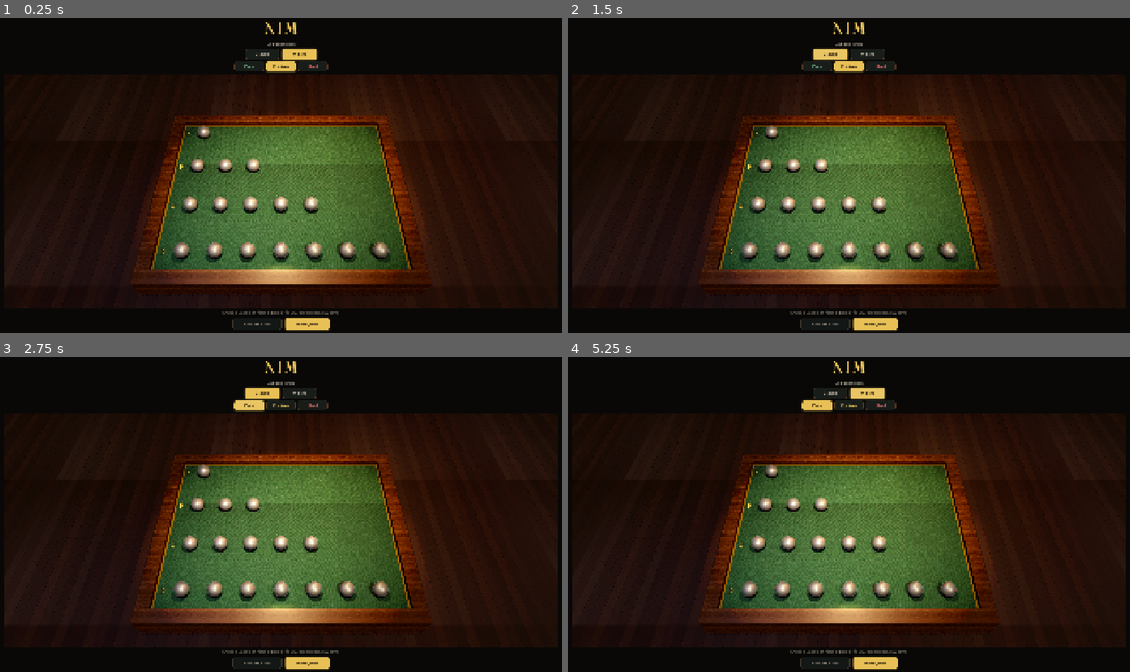
Above: before the commit, frames 1-4 (two rows, left to right).
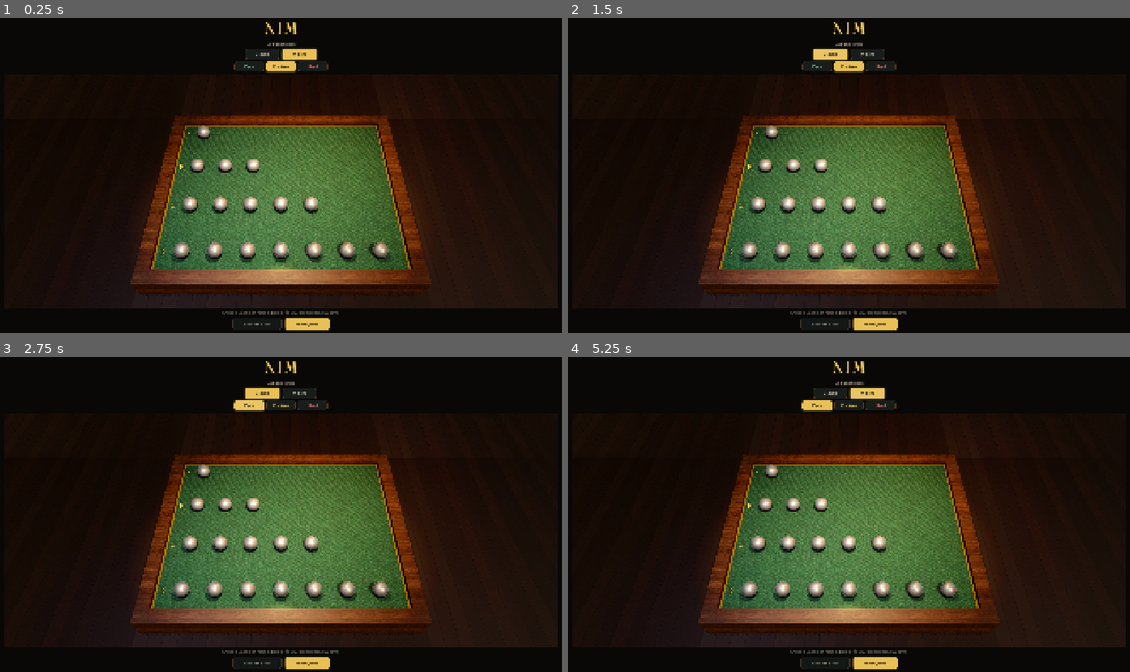
Above: after the commit, the same moments.

Repository: null6942/nim-godot
Game: Godot game, scene res://main.tscn
The game is run twice, just before and just after one commit, with the same random seed, the same clock (stepped at 60 frames per second) and the same inputs.
Inputs:
- Up to frame 1 (0.25 s): no input
- Up to frame 2 (1.5 s): click "Classic" at 0.5 s; click "Classic" at 1.25 s
- Up to frame 3 (2.75 s): click "Easy" at 2 s
- Up to frame 4 (5.25 s): click "Easy" at 2.75 s; click "New game" at 3.5 s; click "New game" at 4.25 s; click "Misère" at 5 s

The runs differ from the first frame. In frame 1, 5.4% of the frame differs, in the area x 4-98%, y 19-88%; in frame 2, 5.4%; in frame 3, 5.4%; in frame 4, 5.4%.

Commit message:
Ship the 3D web pack and stop browsers serving the old 2D build.
Live had already rsynced the 3D table, but Chrome kept the May 2026 78 KB index.pck. Cache-bust the pack URL, keep a service-worker kill-switch, document that git push does not deploy, and refresh felt/walnut/floor.

Diff:
--- a/main.gd
+++ b/main.gd
@@ -249,28 +249,28 @@
 	env.background_mode = Environment.BG_COLOR
 	env.background_color = ROOM
 	env.ambient_light_source = Environment.AMBIENT_SOURCE_COLOR
-	env.ambient_light_color = Color(0.26, 0.20, 0.14)
-	env.ambient_light_energy = 0.24
+	env.ambient_light_color = Color(0.28, 0.22, 0.16)
+	env.ambient_light_energy = 0.32
 	env.tonemap_mode = Environment.TONE_MAPPER_FILMIC
-	env.tonemap_exposure = 1.02
+	env.tonemap_exposure = 1.05
 	env.glow_enabled = true
-	env.glow_intensity = 0.52
-	env.glow_bloom = 0.05
-	env.glow_hdr_threshold = 0.80
+	env.glow_intensity = 0.45
+	env.glow_bloom = 0.04
+	env.glow_hdr_threshold = 0.85
 	env.adjustment_enabled = true
-	env.adjustment_saturation = 1.10
-	env.adjustment_contrast = 1.06
+	env.adjustment_saturation = 1.08
+	env.adjustment_contrast = 1.04
 	env.fog_enabled = true
-	env.fog_light_color = Color(0.035, 0.032, 0.03)
-	env.fog_density = 0.016
+	env.fog_light_color = Color(0.04, 0.035, 0.03)
+	env.fog_density = 0.012
 	var we := WorldEnvironment.new()
 	we.environment = env
 	world.add_child(we)
 
 	var sun := DirectionalLight3D.new()
 	sun.rotation_degrees = Vector3(-52, 28, 0)
-	sun.light_energy = 0.46
-	sun.light_color = Color(1.0, 0.94, 0.84)
+	sun.light_energy = 0.55
+	sun.light_color = Color(1.0, 0.95, 0.86)
 	sun.shadow_enabled = true
 	sun.directional_shadow_max_distance = 22.0
 	world.add_child(sun)
@@ -278,25 +278,25 @@
 	var lamp := SpotLight3D.new()
 	lamp.position = Vector3(0.0, 5.6, 0.15)
 	lamp.rotation_degrees = Vector3(-90, 0, 0)
-	lamp.light_energy = 2.7
-	lamp.light_color = Color(1.0, 0.88, 0.68)
+	lamp.light_energy = 2.4
+	lamp.light_color = Color(1.0, 0.90, 0.72)
 	lamp.spot_range = 12.0
-	lamp.spot_angle = 34.0
-	lamp.spot_attenuation = 0.55
+	lamp.spot_angle = 36.0
+	lamp.spot_attenuation = 0.6
 	lamp.shadow_enabled = true
 	world.add_child(lamp)
 
 	var fill := OmniLight3D.new()
 	fill.position = Vector3(-2.8, 3.4, 2.6)
-	fill.light_energy = 0.32
-	fill.light_color = Color(0.50, 0.64, 1.0)
+	fill.light_energy = 0.42
+	fill.light_color = Color(0.55, 0.68, 1.0)
 	fill.omni_range = 12.0
 	world.add_child(fill)
 
 	var rim_l := OmniLight3D.new()
 	rim_l.position = Vector3(2.4, 2.2, -2.2)
-	rim_l.light_energy = 0.44
-	rim_l.light_color = Color(1.0, 0.70, 0.36)
+	rim_l.light_energy = 0.38
+	rim_l.light_color = Color(1.0, 0.72, 0.38)
 	rim_l.omni_range = 9.0
 	world.add_child(rim_l)
 
@@ -314,9 +314,9 @@
 	world.add_child(cam)
 
 func _build_table() -> void:
-	var walnut := _tex_mat("res://textures/walnut.png", Color(1.0, 0.96, 0.90), 0.40, 0.06, Vector3(0.92, 0.92, 0.92), true)
-	var felt := _tex_mat("res://textures/felt.png", Color(1.0, 1.0, 1.0), 0.95, 0.0, Vector3(2.4, 2.4, 2.4), false)
-	var floor_m := _tex_mat("res://textures/floor.png", Color(0.82, 0.80, 0.78), 0.84, 0.03, Vector3(0.20, 0.20, 0.20), true)
+	var walnut := _tex_mat("res://textures/walnut.png", Color(0.92, 0.86, 0.78), 0.48, 0.04, Vector3(0.42, 0.42, 0.42), true)
+	var felt := _tex_mat("res://textures/felt.png", Color(0.95, 1.0, 0.95), 0.92, 0.0, Vector3(1, 1, 1), false)
+	var floor_m := _tex_mat("res://textures/floor.png", Color(0.55, 0.48, 0.42), 0.72, 0.02, Vector3(0.14, 0.14, 0.14), true)
 	var gold := StandardMaterial3D.new()
 	gold.albedo_color = GOLD
 	gold.metallic = 0.90
Not shown, changed: export_presets.cfg
Not shown, changed: AGENTS.md
Not shown, changed: README.md
Not shown, added: builds/web/cachebust.js
Not shown, added: builds/web/index.html
Not shown, added: builds/web/index.pck
Not shown, added: builds/web/index.service.worker.js
Not shown, added: scripts/deploy-web.sh
